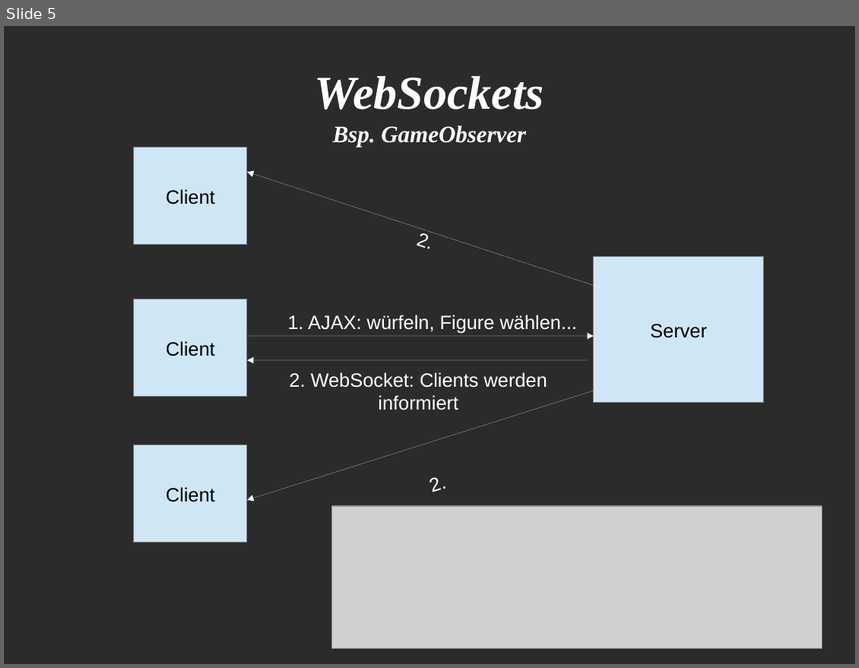
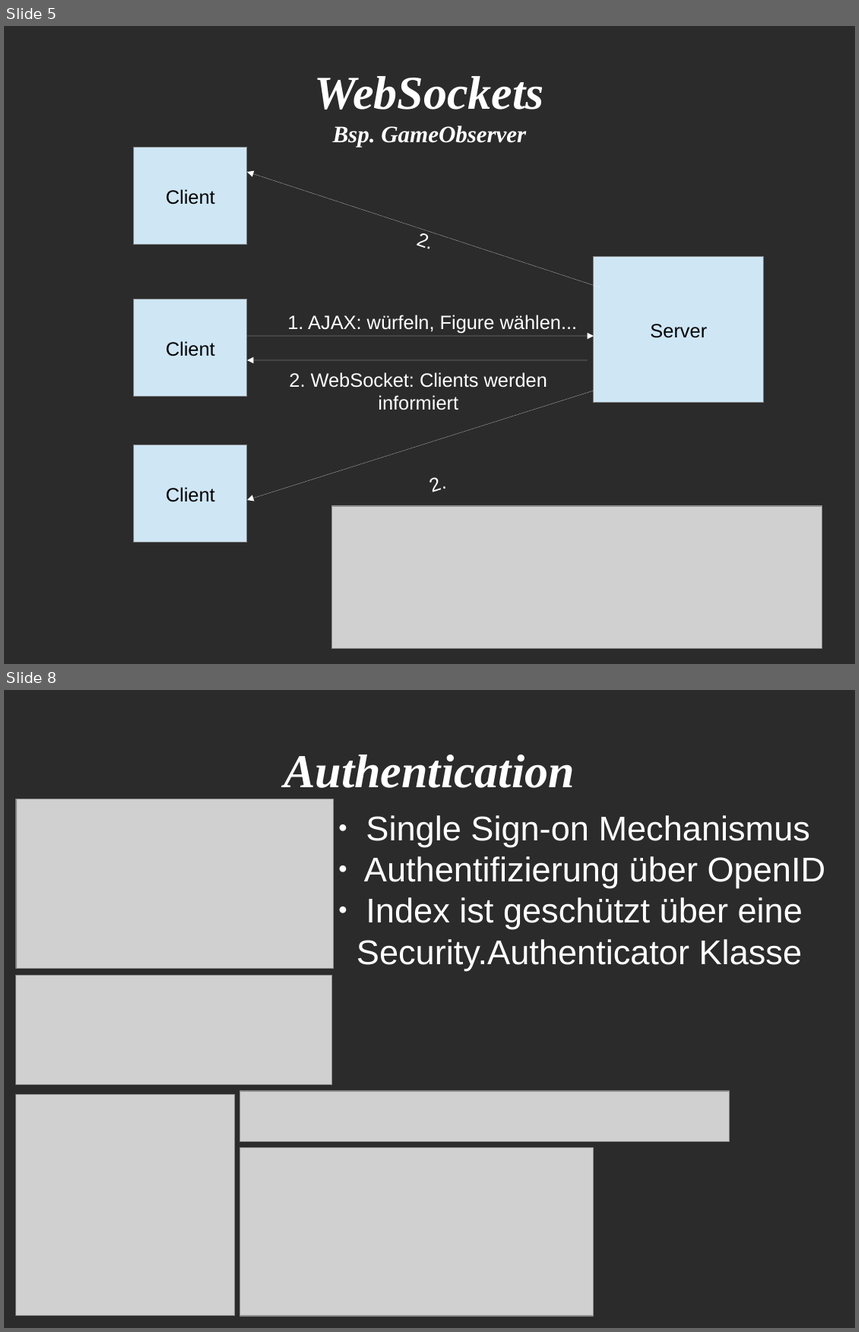
Before and after one commit to CytheY/paju-mensch_wui, a slide deck: webtech.odp. Shown one above the other, each under a label of ours: slide 5 before the commit, slides 5 and 8 after it; the slides between them are not shown. The pictures are 859x668 and 859x1332 pixels, drawn with LibreOffice and Linux fonts; fonts in the diff are those of the drawing; grey boxes stand for pictures; background and template pictures are left out; a plain dark background stands for a picture behind light text. Boxes give left, top, right and bottom in pixels: in the first picture for what was removed or moved away, otherwise in the second. Text is boxed around its words. In the diff, an @@ line names an element or a change of style, - is before the commit and + after.

```diff
--- a/webtech.odp
+++ b/webtech.odp
@@ slide 8 added at (4, 690, 855, 1328), background picture (left out) @@
@@ title added at (284, 755, 575, 788), 44 pt, text #FFFFFF, bold, italic @@
+Authentication
@@ picture added at (16, 799, 334, 969) @@
@@ subtitle added at (357, 815, 826, 970), 32 pt, text #FFFFFF @@
+● Single Sign-on Mechanismus
+● Authentifizierung über OpenID
+● Index ist geschützt über eine Security.Authenticator Klasse
@@ picture added at (16, 976, 332, 1085) @@
@@ picture added at (16, 1095, 235, 1316) @@
@@ picture added at (240, 1091, 729, 1143) @@
@@ picture added at (240, 1148, 593, 1316) @@
```
Also in this commit, not shown: 3 slides changed, 3 other slides added, 3 slides removed, 3 other files.
